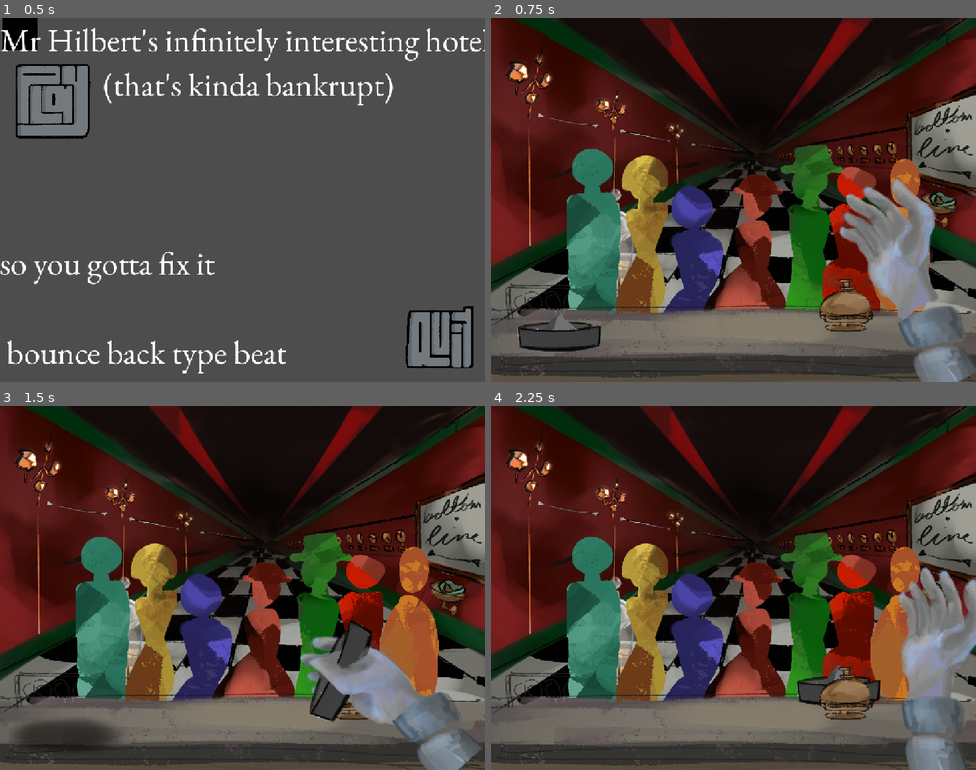
Above: before the commit, frames 1-4 (two rows, left to right).
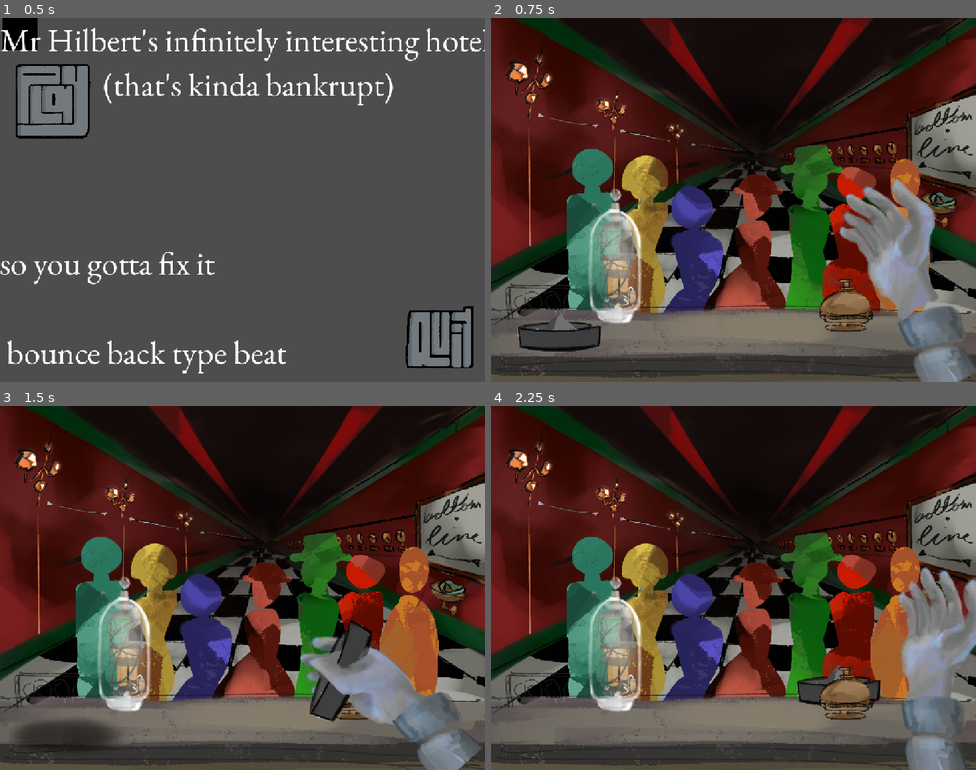
Above: after the commit, the same moments.

Repository: DevEclipse2/TheBottomLine
Game: Godot game, scene res://scenes/title.tscn
Two runs of this game, one before a commit and one after it. Both use one fixed random seed, a clock stepped at 60 frames per second and the inputs below. Video files are missing from this copy of the repository; at most half a second of black plays in their place.
Inputs (mouse positions are in pixels of both pictures, inside the frame that each line leads up to):
- Up to frame 1 (0.5 s): no input
- Up to frame 2 (0.75 s): click (539, 87) at 0.5 s
- Up to frame 3 (1.5 s): click (72, 722) at 1.27 s
- Up to frame 4 (2.25 s): tap Enter at 2 s; move the mouse to (840, 569) at 2.02 s; hold Right from 2.03 s (still down); hold Right mouse button (use) from 2.03 s (still down); click (840, 569) at 2.17 s

Frame 1 is identical in both runs. In frame 2, 2.5% of the frame differs, in the area x 20-32%, y 48-84%; in frame 3, 2.5%; in frame 4, 2.5%.
Error before the commit: Parse Error: Expected indented block after function declaration. (res://guests.gd:13)

Commit message:
stuff

Diff:
--- a/guests.gd
+++ b/guests.gd
@@ -11,3 +11,4 @@
 		target.visible = false
 
 func _process(_delta):
+	pass
--- a/scenes/formula_constructor.gd
+++ b/scenes/formula_constructor.gd
@@ -34,6 +34,8 @@
 		set_meta("operand", 0)
 		_handle_meta_operand(op_id)
 	disp.text = formula_string
+	var packed_rpn: PackedStringArray = PackedStringArray(rpn_queue)
+	set_meta("currentformula",packed_rpn)
 
 
 ## Handles the 1-12 integer ID from the "operand" metadata
@@ -60,8 +62,10 @@
 			_handle_backspace()
 		10: # sine
 			_add_function("sin")
-		11, 12:
+		11:
 			# Reserved for other functionality; ignored here
+			set_meta("complete",true)
+			print("complete")
 			pass
 
 
--- /dev/null
+++ b/scenes/formula_container.gd
@@ -0,0 +1,11 @@
+extends Sprite2D
+
+
+# Called when the node enters the scene tree for the first time.
+func _ready() -> void:
+	pass # Replace with function body.
+
+
+# Called every frame. 'delta' is the elapsed time since the previous frame.
+func _process(delta: float) -> void:
+	pass
--- /dev/null
+++ b/scenes/formulastore.gd
@@ -0,0 +1,42 @@
+extends Node2D
+
+@onready var constructor: Node2D = $"formula constructor"
+@onready var graph: Sprite2D = $"GraphPaper/graph"
+
+## Stores all finalized/submitted RPN formulas
+var main_formulas: Array[PackedStringArray] = []
+
+
+func _ready() -> void:
+	# Initialize metadata on constructor so keys always exist
+	if not constructor.has_meta("currentform"):
+		constructor.set_meta("currentform", PackedStringArray())
+	if not constructor.has_meta("complete"):
+		constructor.set_meta("complete", false)
+
+
+func _process(_delta: float) -> void:
+	# 1. Read the formula currently under construction (PackedStringArray)
+	var current_form: PackedStringArray = constructor.get_meta("currentform", PackedStringArray())
+
+	# 2. Check if operand 11 set "complete" to true
+	if constructor.get_meta("complete", true):
+		print("completed!")
+		# Reset the "complete" flag immediately after reading
+		constructor.set_meta("complete", false)
+
+		# Push into the main formula array if non-empty
+		if not current_form.is_empty():
+			main_formulas.append(current_form)
+
+		# Clear constructor so the user can start typing the next formula
+		if constructor.has_method("clear"):
+			constructor.clear()
+		current_form = PackedStringArray()
+
+	# 3. Combine main_formulas + current_form and send to graph
+	var all_to_render: Array[PackedStringArray] = main_formulas.duplicate()
+	if not current_form.is_empty():
+		all_to_render.append(current_form)
+
+	graph.set_meta("functions", all_to_render)
--- a/scenes/game_scene.tscn
+++ b/scenes/game_scene.tscn
@@ -35,6 +35,7 @@
 [ext_resource type="Texture2D" uid="uid://b5ob66upgxnd6" path="res://texture/game/graph paper.png" id="26_ttvoq"]
 [ext_resource type="PackedScene" uid="uid://bx68l0h43tj7b" path="res://conversation.tscn" id="26_yhpmq"]
 [ext_resource type="Script" uid="uid://bavkwviuvgbw3" path="res://scenes/formula_constructor.gd" id="27_5dk4p"]
+[ext_resource type="Script" uid="uid://b5la6akc86evs" path="res://scenes/formulastore.gd" id="29_ct2tn"]
 [ext_resource type="FontFile" uid="uid://bpo01b52s47i2" path="res://texture/fonts/23857937022.ttf" id="29_ngbhp"]
 [ext_resource type="Script" uid="uid://eb2qdmyn08cj" path="res://scenes/shift.gd" id="35_qlma2"]
 
@@ -277,6 +278,7 @@
 position = Vector2(-568.52765, -547.67896)
 
 [node name="clock" type="Sprite2D" parent="feedback/workspace/main/widgets/clock" unique_id=1248092996]
+z_index = 1
 position = Vector2(568.52765, 547.67896)
 texture = ExtResource("8_liy57")
 
@@ -485,10 +487,13 @@
 metadata/overlay = 0
 
 [node name="conversation" type="Node2D" parent="feedback/overlayContainer" unique_id=841489920]
+visible = false
 
 [node name="Node2D" parent="feedback/overlayContainer/conversation" unique_id=949668509 instance=ExtResource("26_yhpmq")]
+metadata/convoid = 1
 
 [node name="graphs" type="Node2D" parent="feedback/overlayContainer" unique_id=1843053596]
+script = ExtResource("29_ct2tn")
 
 [node name="GraphPaper" type="Sprite2D" parent="feedback/overlayContainer/graphs" unique_id=495109325]
 z_index = 28
@@ -613,6 +618,7 @@
 metadata/op = 11
 
 [node name="test" type="Button" parent="feedback/overlayContainer/graphs/GraphPaper/Node" unique_id=1445562929]
+visible = false
 offset_left = 20.942408
 offset_top = 720.4189
 offset_right = 60.942406
@@ -636,10 +642,14 @@
 [node name="graph" type="Sprite2D" parent="feedback/overlayContainer/graphs/GraphPaper" unique_id=1320360661]
 scale = Vector2(1.2, 1.2)
 script = ExtResource("25_r47aq")
+bg_color = Color(0.86654294, 0.8363927, 0.769193, 0)
+metadata/functions = PackedStringArray()
 
 [node name="formula constructor" type="Node2D" parent="feedback/overlayContainer/graphs" unique_id=925819362]
 script = ExtResource("27_5dk4p")
 metadata/operand = 0
+metadata/currentform = PackedStringArray()
+metadata/complete = false
 
 [node name="formula disp" type="Label" parent="feedback/overlayContainer/graphs/formula constructor" unique_id=756178392]
 z_index = 32
--- a/scenes/shift.gd
+++ b/scenes/shift.gd
@@ -36,7 +36,7 @@
 	if(timer > nextTrigTime):
 		timer = 0
 		nextTrigTime =  rng.randf_range(12.6, 12 - 2 * readidx)
-		guestspawn(order[readidx])
+		#guestspawn(order[readidx])
 		readidx += 1
 
 	pass
--- a/script/computeshader.gd
+++ b/script/computeshader.gd
@@ -1,26 +1,188 @@
 extends Sprite2D
+
+const IMG_SIZE: int = 512
+## Metadata key holding Array[PackedStringArray] (or a single PackedStringArray)
+const META_KEY: String = "functions"
+
+@export var bg_color: Color = Color(0.1, 0.1, 0.12, 1.0)
+@export var axis_color: Color = Color(0.28, 0.28, 0.32, 1.0)
+@export var collision_color: Color = Color.RED
 
 var img: Image
 var img_texture: ImageTexture
 
+## Panning state: origin_offset is the pixel coordinate of math (0, 0) on the 512x512 canvas
+var origin_offset: Vector2i = Vector2i(IMG_SIZE / 2, IMG_SIZE / 2)
+var _is_dragging: bool = false
+var _drag_accum: Vector2 = Vector2.ZERO
+
+## Cached function colors and dirty-check state
+var _func_colors: Array[Color] = []
+var _last_meta_hash: int = 0
+var _needs_redraw: bool = true
+
+
 func _ready() -> void:
-	# 1. Create a blank 64x64 RGBA8 image in CPU memory
-	img = Image.create_empty(512, 512, false, Image.FORMAT_RGBA8)
+	# 1. Create a 512x512 RGBA8 image in CPU memory
+	img = Image.create_empty(IMG_SIZE, IMG_SIZE, false, Image.FORMAT_RGBA8)
+	img.fill(bg_color)
 
-	# 2. Loop through and set each pixel
-	for x in range(img.get_width()):
-		for y in range(img.get_height()):
-			#img.set_pixel(x, y, Color(0.83, 0.808, 0.606, 0.0))
-			img.set_pixel(x, y, Color(0.83, 0, 1.0, 1.0))
-
-	# 3. Create an ImageTexture from the Image and assign it to the Sprite2D
+	# 2. Create an ImageTexture from the Image and assign it to the Sprite2D
 	img_texture = ImageTexture.create_from_image(img)
 	texture = img_texture
-
-	# Optional: Keep pixel art crisp by disabling linear filtering
 	texture_filter = CanvasItem.TEXTURE_FILTER_NEAREST
 
-func _process(delta: float) -> void:
-	#img.set_pixel(x,y,col)
-	img_texture.update(img)
-	pass
+	# Initialize metadata with an empty array if not already present
+	if not has_meta(META_KEY):
+		set_meta(META_KEY, [])
+
+	_redraw_graph()
+
+
+func _input(event: InputEvent) -> void:
+	# Left-click press / release
+	if event is InputEventMouseButton and event.button_index == MOUSE_BUTTON_LEFT:
+		if event.pressed:
+			# Only start dragging if the click is inside the Sprite2D's rect
+			if get_rect().has_point(to_local(event.global_position)):
+				_is_dragging = true
+				_drag_accum = Vector2.ZERO
+		else:
+			_is_dragging = false
+
+	# Left-click drag to pan around the space in integer steps
+	elif event is InputEventMouseMotion and _is_dragging:
+		_drag_accum += event.relative / global_scale
+		var step := Vector2i(int(_drag_accum.x), int(_drag_accum.y))
+		if step != Vector2i.ZERO:
+			origin_offset += step
+			_drag_accum -= Vector2(step)
+			_needs_redraw = true
+
+
+func _process(_delta: float) -> void:
+	# Check if the metadata functions array has been modified externally
+	var current_functions: Array[PackedStringArray] = _get_rpn_functions()
+	var current_hash: int = hash(current_functions)
+
+	if current_hash != _last_meta_hash:
+		_last_meta_hash = current_hash
+		_ensure_random_colors(current_functions.size())
+		_needs_redraw = true
+
+	if _needs_redraw:
+		_redraw_graph()
+		img_texture.update(img)
+		_needs_redraw = false
+
+
+## Reads the metadata and normalizes it into an Array of PackedStringArrays
+func _get_rpn_functions() -> Array[PackedStringArray]:
+	var result: Array[PackedStringArray] = []
+	if not has_meta(META_KEY):
+		return result
+
+	var raw_meta = get_meta(META_KEY)
+
+	# Support either a single PackedStringArray or an Array of PackedStringArrays
+	if raw_meta is PackedStringArray:
+		if not raw_meta.is_empty():
+			result.append(raw_meta)
+	elif raw_meta is Array:
+		for item in raw_meta:
+			if item is PackedStringArray and not item.is_empty():
+				result.append(item)
+			elif item is Array and not item.is_empty():
+				result.append(PackedStringArray(item))
+
+	return result
+
+
+## Assigns a distinct random color to each function (avoiding red hue ~0.0/1.0)
+func _ensure_random_colors(count: int) -> void:
+	while _func_colors.size() < count:
+		# Pick a random hue between 0.08 and 0.92 so it never looks like collision_color (Red)
+		var hue: float = randf_range(0.08, 0.92)
+		var col: Color = Color.from_hsv(hue, randf_range(0.7, 0.95), randf_range(0.85, 1.0))
+		_func_colors.append(col)
+
+
+## Renders all functions at integer x steps and highlights collisions in red
+func _redraw_graph() -> void:
+	img.fill(bg_color)
+	_draw_axes()
+
+	var functions: Array[PackedStringArray] = _get_rpn_functions()
+	if functions.is_empty():
+		return
+
+	# Track which pixel coordinates (x, y) are already occupied by a previous function
+	# Key: int (y * IMG_SIZE + x), Value: int (function index that first drew here)
+	var occupied_pixels: Dictionary = {}
+
+	for f_idx in range(functions.size()):
+		var rpn: PackedStringArray = functions[f_idx]
+		var func_color: Color = _func_colors[f_idx]
+
+		# Step across every integer pixel column on the canvas
+		for px in range(IMG_SIZE):
+			# Convert screen pixel X to integer math coordinate X
+			var math_x: int = px - origin_offset.x
+
+			# Evaluate RPN at integer math_x
+			var math_y_float: float = _evaluate_rpn(rpn, float(math_x))
+			if is_nan(math_y_float) or is_inf(math_y_float):
+				continue
+
+			# Snap output Y to integer step and convert to screen pixel Y (Y-up in math, Y-down in image)
+			var math_y: int = roundi(math_y_float)
+			var py: int = origin_offset.y - math_y
+
+			if py >= 0 and py < IMG_SIZE:
+				var pixel_key: int = py * IMG_SIZE + px
+
+				# If another function already plotted this exact pixel, mark collision in RED
+				if occupied_pixels.has(pixel_key) and occupied_pixels[pixel_key] != f_idx:
+					img.set_pixel(px, py, collision_color)
+				else:
+					occupied_pixels[pixel_key] = f_idx
+					img.set_pixel(px, py, func_color)
+
+
+func _draw_axes() -> void:
+	if origin_offset.x >= 0 and origin_offset.x < IMG_SIZE:
+		for y in range(IMG_SIZE):
+			img.set_pixel(origin_offset.x, y, axis_color)
+	if origin_offset.y >= 0 and origin_offset.y < IMG_SIZE:
+		for x in range(IMG_SIZE):
+			img.set_pixel(x, origin_offset.y, axis_color)
+
+
+## Evaluates a PackedStringArray in Reverse Polish Notation for a given x
+func _evaluate_rpn(rpn: PackedStringArray, x_val: float) -> float:
+	var stack: Array[float] = []
+
+	for token in rpn:
+		print(token)
+		if token.is_valid_float():
+			stack.append(token.to_float())
+		elif token == "x":
+			stack.append(x_val)
+		elif token == "sin":
+			if stack.is_empty(): return NAN
+			stack.append(sin(stack.pop_back()))
+		else:
+			if stack.size() < 2: return NAN
+			var b: float = stack.pop_back()
+			var a: float = stack.pop_back()
+			match token:
+				"+": stack.append(a + b)
+				"-": stack.append(a - b)
+				"*": stack.append(a * b)
+				"/":
+					if is_zero_approx(b): return NAN
+					stack.append(a / b)
+				"^": stack.append(pow(a, b))
+				_: return NAN
+
+	return stack.back() if not stack.is_empty() else NAN
--- a/script/overlaysequence.gd
+++ b/script/overlaysequence.gd
@@ -2,7 +2,7 @@
 @onready var feedback : Node2D = $/root/GameScene/feedback
 
 @onready var graph : Node2D = $graphs
-@onready var List : Node2D = $conversation
+@onready var list : Node2D = $conversation
 
 
 # Called when the node enters the scene tree for the first time.
@@ -13,9 +13,13 @@
 # Called every frame. 'delta' is the elapsed time since the previous frame.
 func _process(delta: float) -> void:
 	match feedback.get_meta("overlay"):
-		2:
 		6:
+			list.visible = true
+			graph.visible = false
+
 		7:
+			list.visible = true
+			graph.visible = true
 
 
 	pass
Not shown, added: scenes/formula_container.gd.uid
Not shown, added: scenes/formulastore.gd.uid
